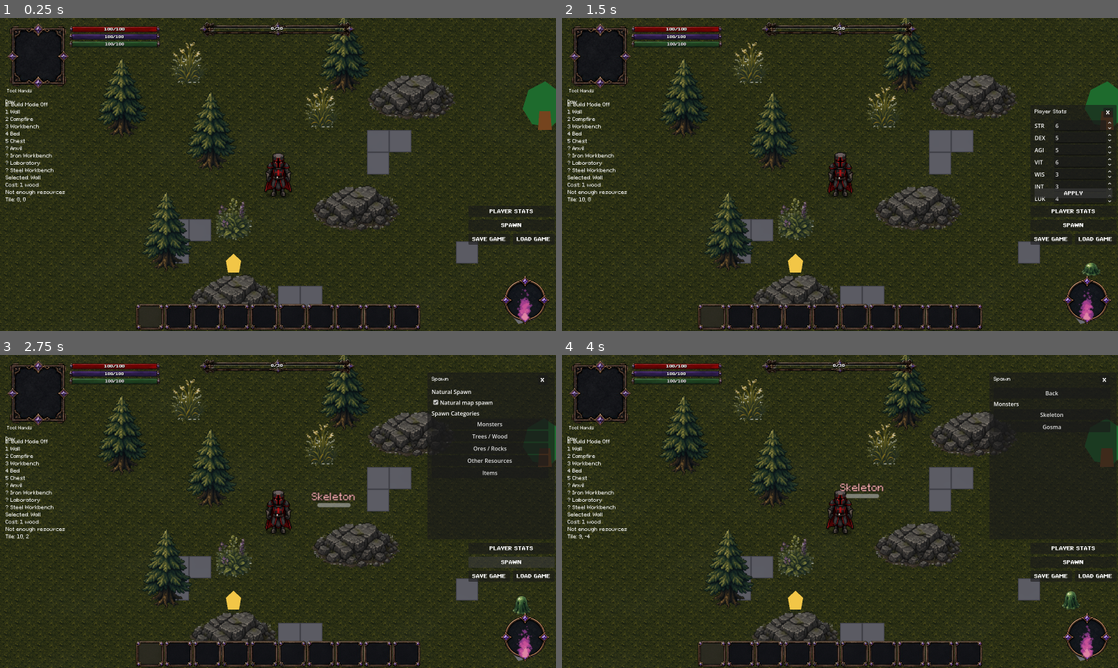
Above: before the commit, frames 1-4 (two rows, left to right).
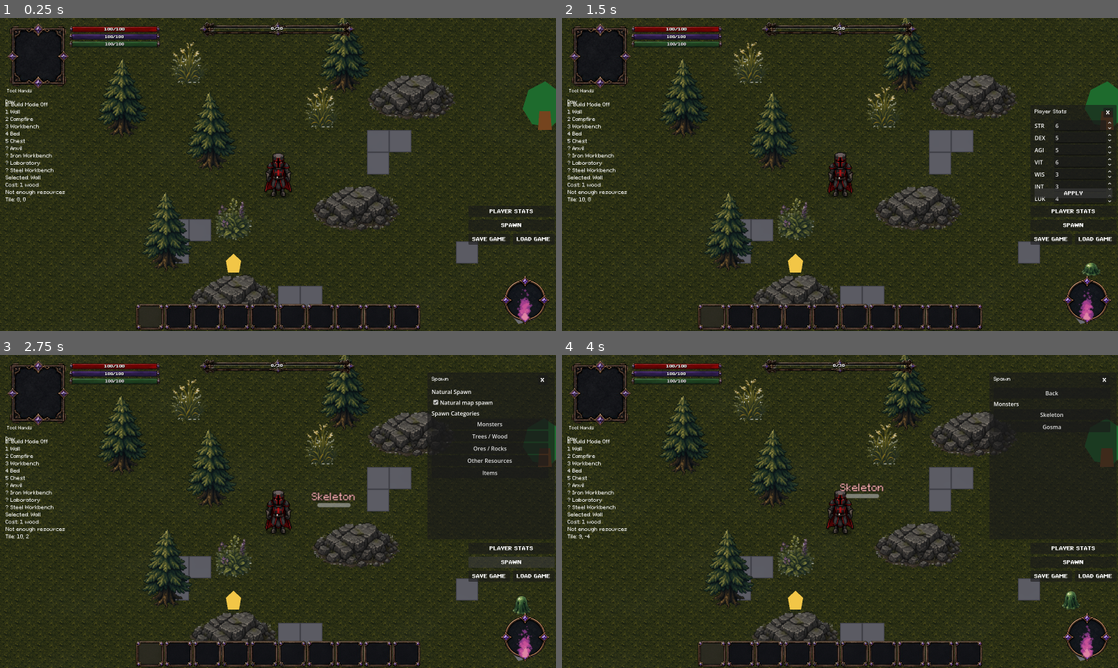
Above: after the commit, the same moments.

Repository: ramonsamagaio/Oathwake-Main
Game: Godot game, scene res://scenes/Main.tscn
The game is run twice, just before and just after one commit, with the same random seed, the same clock (stepped at 60 frames per second) and the same inputs. This scene is started directly instead of the project's main scene.
Inputs:
- Up to frame 1 (0.25 s): no input
- Up to frame 2 (1.5 s): click "PLAYER STATS" at 0.5 s; click "APPLY" at 1.25 s
- Up to frame 3 (2.75 s): click "SPAWN" at 2 s
- Up to frame 4 (4 s): click "Natural map spawn" at 2.75 s; click "Monsters" at 3.5 s

The runs differ from the first frame. In frame 1, 0.3% of the frame differs, in the area x 19-65%, y 0-68%; in frame 2, 0.5%; in frame 3, 0.4%; in frame 4, 0.5%, in the area x 20-65%, y 0-71%.

Commit message:
Restore foliage wind shader with valid processor flow

Diff:
--- a/shaders/foliage_wind_2d.gdshader
+++ b/shaders/foliage_wind_2d.gdshader
@@ -1,6 +1,5 @@
-// Renderer-safe foliage wind based on the requested CC0 effect:
+// Adapted from the CC0 2D Foliage Wind Effect:
 // https://godotshaders.com/shader/2d-foliage-wind-effect/
-// Uses procedural vertex sway instead of texture-driven UV loops.
 shader_type canvas_item;
 
 uniform bool enabled = true;
@@ -12,34 +11,41 @@
 uniform float rotation_strength : hint_range(0.0, 5.0, 0.05) = 1.0;
 uniform vec2 rotation_pivot = vec2(0.5, 1.0);
 
+varying vec2 world_position;
 varying vec4 vertex_color;
-varying float wind_debug_value;
 
 void vertex() {
+	world_position = (MODEL_MATRIX * vec4(VERTEX, 0.0, 1.0)).xy;
 	vertex_color = COLOR;
-	wind_debug_value = 0.5;
+}
 
-	if (!enabled) {
-		return;
-	}
+vec2 foliage_sample_position(vec2 position_value, float scale_value, float offset_value) {
+	return position_value * scale_value + vec2(offset_value);
+}
 
-	vec2 world_position = (MODEL_MATRIX * vec4(VERTEX, 0.0, 1.0)).xy;
-	float spatial_phase = (world_position.x + world_position.y * 0.73) * max(noise_scale, 0.0001) * 10.0;
-	float time_phase = TIME * time_scale * 2.0;
-	float primary_wave = sin(spatial_phase + time_phase);
-	float secondary_wave = sin(spatial_phase * 1.71 + time_phase * 0.63 + 1.2) * 0.5;
-	float wind = (primary_wave + secondary_wave) / 1.5;
-	float pivot_height = max(rotation_pivot.y, 0.001);
-	float top_weight = clamp((rotation_pivot.y - UV.y) / pivot_height, 0.0, 1.0);
-
-	VERTEX.x += wind * amplitude * rotation_strength * 12.0 * top_weight;
-	wind_debug_value = wind * 0.5 + 0.5;
+vec2 foliage_rotate_uv(vec2 uv_value, vec2 pivot_value, float rotation_value) {
+	float cosine_value = cos(rotation_value);
+	float sine_value = sin(rotation_value);
+	uv_value -= pivot_value;
+	return vec2(
+		cosine_value * uv_value.x - sine_value * uv_value.y,
+		cosine_value * uv_value.y + sine_value * uv_value.x
+	) + pivot_value;
 }
 
 void fragment() {
-	if (render_noise) {
-		COLOR = vec4(vec3(wind_debug_value), 1.0);
-		return;
+	vec4 output_color = texture(TEXTURE, UV) * vertex_color;
+	if (enabled) {
+		vec2 noise_sample_position = foliage_sample_position(world_position, noise_scale, TIME * time_scale);
+		float noise_amount = texture(noise_texture, noise_sample_position).r - 0.5;
+		float rotation_value = amplitude * noise_amount;
+		vec2 rotated_uv = foliage_rotate_uv(UV, rotation_pivot, rotation_value);
+		float pivot_distance = distance(UV, rotation_pivot) * rotation_strength;
+		vec2 result_uv = mix(UV, rotated_uv, pivot_distance);
+		output_color = texture(TEXTURE, result_uv) * vertex_color;
+		if (render_noise) {
+			output_color = texture(noise_texture, noise_sample_position);
+		}
 	}
-	COLOR = texture(TEXTURE, UV) * vertex_color;
+	COLOR = output_color;
 }
